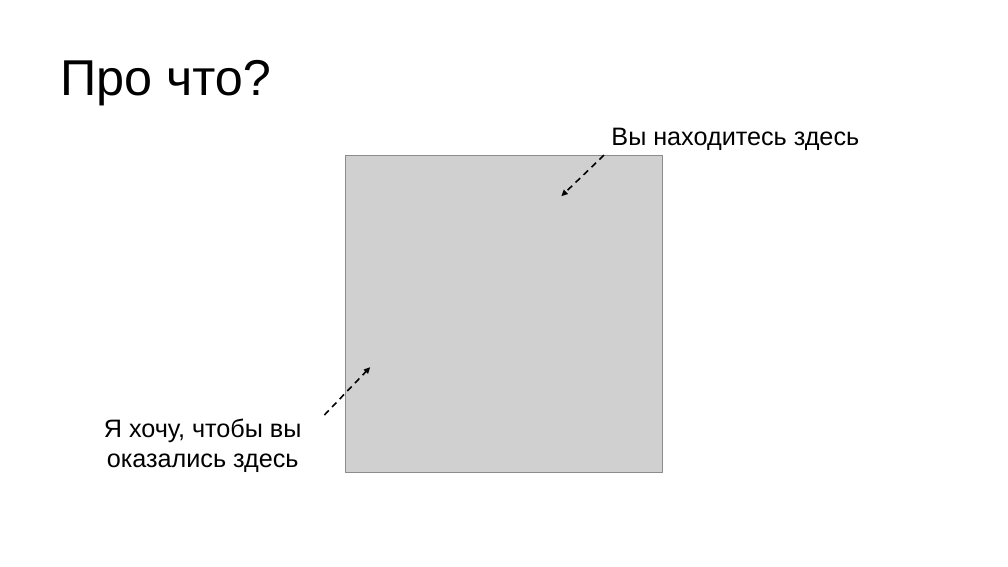
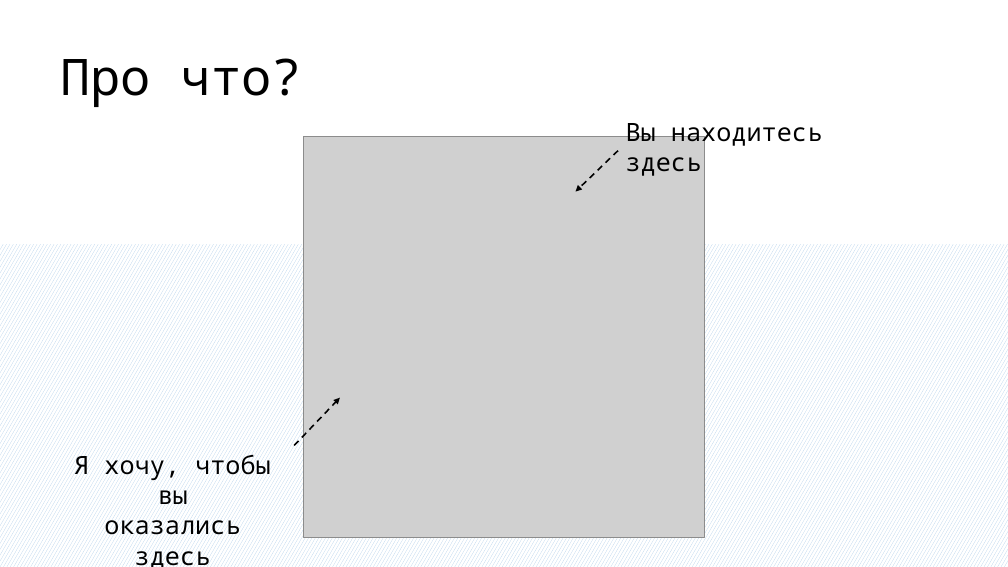
Before and after one commit to serge0699/verif_elective_miet, a slide deck: slide 25 of doc/preview.pptx (slide 17 before the commit). Drawn at 1008x567 pixels with LibreOffice and Linux fonts; fonts in the diff are those of the drawing; grey boxes stand for pictures. Boxes give left, top, right and bottom in pixels: in the first picture for what was removed or moved away, otherwise in the second. Text is boxed around its words. In the diff, an @@ line names an element or a change of style, - is before the commit and + after.

```diff
--- a/doc/preview.pptx
+++ b/doc/preview.pptx
@@ text "Вы находитесь здесь": place and size @@
-text "Вы находитесь здесь" at <box>611,127,859,150</box>
+text "Вы находитесь здесь" at <box>626,117,822,176</box>
@@ picture: place and size @@
-picture at <box>346,155,663,473</box>
+picture at <box>304,136,705,537</box>
@@ arrow moved from (604, 155) - (562, 196) to (619, 150) - (575, 191) @@
@@ rectangle added at <box>0,244,1008,567</box>, fill pattern #9DC3E6 on #FFFFFF @@
@@ arrow moved from (324, 415) - (371, 368) to (294, 445) - (340, 398) @@
@@ font Arial to Noto Sans Mono in 3 elements at <box>60,58,302,107</box>, <box>626,117,822,176</box>, <box>74,454,271,567</box> @@
@@ text "Я хочу, чтобы вы оказались ...": place and size @@
-text "Я хочу, чтобы вы оказались ..." at <box>104,418,301,472</box>
+text "Я хочу, чтобы вы оказались ..." at <box>74,454,271,567</box>
```
Also in this commit, not shown: 18 other slides changed, 25 slides added, 3 slides removed, 2 other files.
